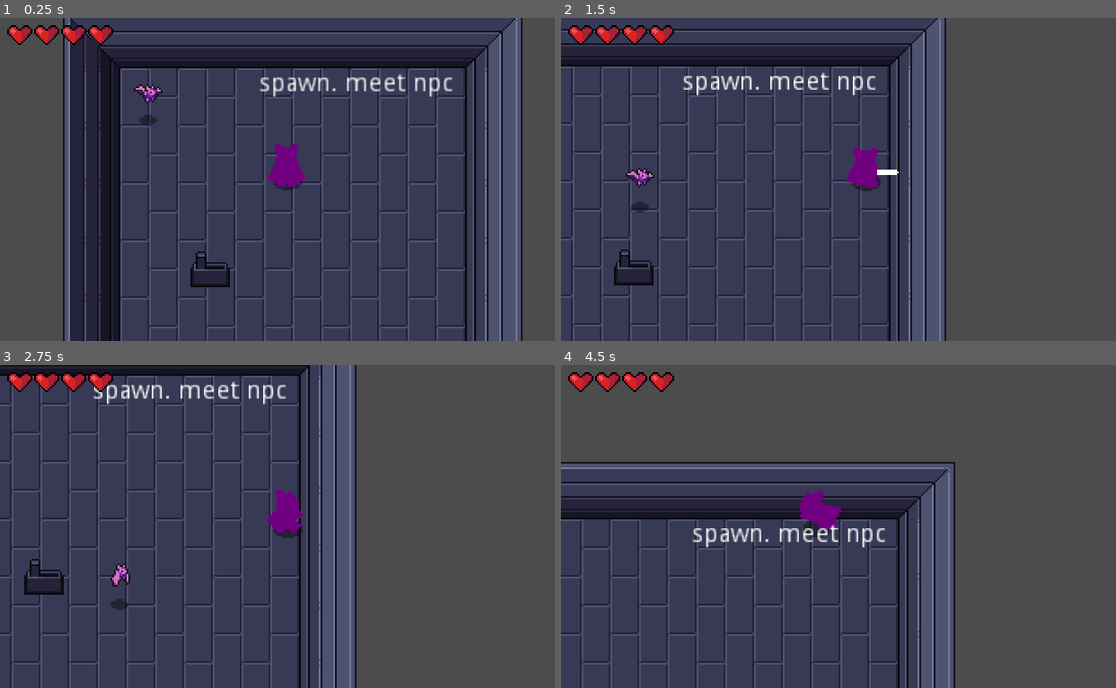
Above: before the commit, frames 1-4 (two rows, left to right).
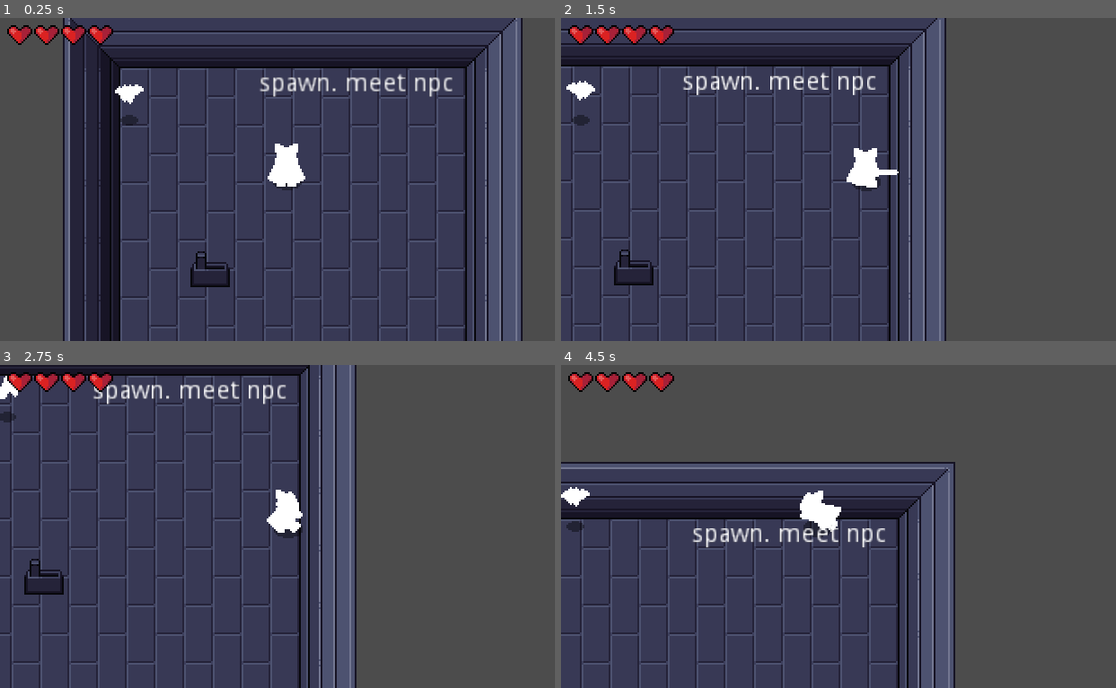
Above: after the commit, the same moments.

Repository: LiviRoseGames/DebutRPG
Game: Godot game, scene res://Scenes/World.tscn
Two runs of this game, one before a commit and one after it. Both use one fixed random seed, a clock stepped at 60 frames per second and the inputs below.
Inputs:
- Up to frame 1 (0.25 s): no input
- Up to frame 2 (1.5 s): hold Right (ui_right) 0.53-1.28 s; tap K (roll) at 0.6 s; hold Down (ui_down) from 1.28 s (still down); tap J (attack) at 1.35 s
- Up to frame 3 (2.75 s): tap K (roll) at 1.55, 2.1 s; release Down (ui_down) at 2.03 s; hold Right (ui_right) from 2.03 s (still down)
- Up to frame 4 (4.5 s): release Right (ui_right) at 2.78 s; hold Up (ui_up) 2.78-3.53 s; tap K (roll) at 2.85, 3.8, 4.35 s; hold Left (ui_left) from 3.53 s (still down); tap J (attack) at 3.6 s

The runs differ from the first frame. In frame 1, 1.1% of the frame differs, in the area x 20-56%, y 20-53%; in frame 2, 1.0%; in frame 3, 1.0%; in frame 4, 0.8%.

Commit message:
Added sound

Diff:
--- /dev/null
+++ b/DebutRPGGodot/PlayerHurtSound.gd
@@ -0,0 +1,4 @@
+extends AudioStreamPlayer
+
+func _ready():
+	connect("finished", self, "queue_free")
--- a/DebutRPGGodot/Scenes/Bat.tscn
+++ b/DebutRPGGodot/Scenes/Bat.tscn
@@ -9,6 +9,12 @@
 [ext_resource path="res://Hboxes/Hitbox.tscn" type="PackedScene" id=7]
 [ext_resource path="res://Hboxes/SoftCollision.tscn" type="PackedScene" id=8]
 [ext_resource path="res://Scenes/WanderController.tscn" type="PackedScene" id=9]
+[ext_resource path="res://WhiteColor.tres" type="Shader" id=10]
+
+[sub_resource type="ShaderMaterial" id=12]
+resource_local_to_scene = true
+shader = ExtResource( 10 )
+shader_param/active = true
 
 [sub_resource type="AtlasTexture" id=1]
 atlas = ExtResource( 2 )
@@ -54,11 +60,60 @@
 [sub_resource type="CircleShape2D" id=11]
 radius = 5.0
 
+[sub_resource type="Animation" id=13]
+length = 0.001
+tracks/0/type = "value"
+tracks/0/path = NodePath("AnimatedSprite:material:shader_param/active")
+tracks/0/interp = 1
+tracks/0/loop_wrap = true
+tracks/0/imported = false
+tracks/0/enabled = true
+tracks/0/keys = {
+"times": PoolRealArray( 0 ),
+"transitions": PoolRealArray( 1 ),
+"update": 0,
+"values": [ true ]
+}
+
+[sub_resource type="Animation" id=14]
+resource_name = "Start"
+length = 0.2
+loop = true
+tracks/0/type = "value"
+tracks/0/path = NodePath("AnimatedSprite:material:shader_param/active")
+tracks/0/interp = 1
+tracks/0/loop_wrap = true
+tracks/0/imported = false
+tracks/0/enabled = true
+tracks/0/keys = {
+"times": PoolRealArray( 0, 0.1 ),
+"transitions": PoolRealArray( 1, 1 ),
+"update": 1,
+"values": [ true, false ]
+}
+
+[sub_resource type="Animation" id=15]
+resource_name = "Stop"
+length = 0.1
+tracks/0/type = "value"
+tracks/0/path = NodePath("AnimatedSprite:material:shader_param/active")
+tracks/0/interp = 1
+tracks/0/loop_wrap = true
+tracks/0/imported = false
+tracks/0/enabled = true
+tracks/0/keys = {
+"times": PoolRealArray( 0 ),
+"transitions": PoolRealArray( 1 ),
+"update": 1,
+"values": [ false ]
+}
+
 [node name="Bat" type="KinematicBody2D"]
 collision_layer = 16
 script = ExtResource( 4 )
 
 [node name="AnimatedSprite" type="AnimatedSprite" parent="."]
+material = SubResource( 12 )
 frames = SubResource( 6 )
 animation = "Fly"
 playing = true
@@ -99,7 +154,14 @@
 
 [node name="WanderController" parent="." instance=ExtResource( 9 )]
 
+[node name="AnimationPlayer" type="AnimationPlayer" parent="."]
+anims/RESET = SubResource( 13 )
+anims/Start = SubResource( 14 )
+anims/Stop = SubResource( 15 )
+
 [connection signal="area_entered" from="Hurtbox" to="." method="_on_Hurtbox_area_entered"]
+[connection signal="invincibility_ended" from="Hurtbox" to="." method="_on_Hurtbox_invincibility_ended"]
+[connection signal="invincibility_started" from="Hurtbox" to="." method="_on_Hurtbox_invincibility_started"]
 [connection signal="no_health" from="Stats" to="." method="_on_Stats_no_health"]
 
 [editable path="Hurtbox"]
--- a/DebutRPGGodot/Scenes/EnemyDeathEffect.tscn
+++ b/DebutRPGGodot/Scenes/EnemyDeathEffect.tscn
@@ -1,7 +1,8 @@
-[gd_scene load_steps=14 format=2]
+[gd_scene load_steps=15 format=2]
 
 [ext_resource path="res://Action RPG Resources/Effects/EnemyDeathEffect.png" type="Texture" id=1]
 [ext_resource path="res://Scripts/Effect.gd" type="Script" id=2]
+[ext_resource path="res://Action RPG Resources/Music and Sounds/EnemyDie.wav" type="AudioStream" id=3]
 
 [sub_resource type="AtlasTexture" id=1]
 atlas = ExtResource( 1 )
@@ -57,3 +58,7 @@
 frame = 9
 offset = Vector2( 0, -8 )
 script = ExtResource( 2 )
+
+[node name="AudioStreamPlayer" type="AudioStreamPlayer" parent="."]
+stream = ExtResource( 3 )
+autoplay = true
--- a/DebutRPGGodot/Scenes/HitEffect.tscn
+++ b/DebutRPGGodot/Scenes/HitEffect.tscn
@@ -1,7 +1,8 @@
-[gd_scene load_steps=6 format=2]
+[gd_scene load_steps=7 format=2]
 
 [ext_resource path="res://Action RPG Resources/Effects/HitEffect.png" type="Texture" id=1]
 [ext_resource path="res://Scripts/Effect.gd" type="Script" id=2]
+[ext_resource path="res://Action RPG Resources/Music and Sounds/Hit.wav" type="AudioStream" id=3]
 
 [sub_resource type="AtlasTexture" id=1]
 atlas = ExtResource( 1 )
@@ -25,3 +26,7 @@
 frame = 1
 offset = Vector2( 0, -8 )
 script = ExtResource( 2 )
+
+[node name="AudioStreamPlayer" type="AudioStreamPlayer" parent="."]
+stream = ExtResource( 3 )
+autoplay = true
--- a/DebutRPGGodot/Scenes/Player.tscn
+++ b/DebutRPGGodot/Scenes/Player.tscn
@@ -6,6 +6,13 @@
 [ext_resource path="res://Hboxes/SwordHitbox.gd" type="Script" id=4]
 [ext_resource path="res://Hboxes/Hurtbox.tscn" type="PackedScene" id=5]
 [ext_resource path="res://Action RPG Resources/Shadows/MediumShadow.png" type="Texture" id=6]
+[ext_resource path="res://Action RPG Resources/Music and Sounds/Swipe.wav" type="AudioStream" id=7]
+[ext_resource path="res://Action RPG Resources/Music and Sounds/Evade.wav" type="AudioStream" id=8]
+[ext_resource path="res://WhiteColor.tres" type="Shader" id=9]
+
+[sub_resource type="ShaderMaterial" id=49]
+shader = ExtResource( 9 )
+shader_param/active = true
 
 [sub_resource type="CapsuleShape2D" id=1]
 radius = 4.0
@@ -64,6 +71,20 @@
 "update": 1,
 "values": [ false, true ]
 }
+tracks/4/type = "audio"
+tracks/4/path = NodePath("AudioStreamPlayer")
+tracks/4/interp = 1
+tracks/4/loop_wrap = true
+tracks/4/imported = false
+tracks/4/enabled = true
+tracks/4/keys = {
+"clips": [ {
+"end_offset": 0.0,
+"start_offset": 0.0,
+"stream": ExtResource( 7 )
+} ],
+"times": PoolRealArray( 0.1 )
+}
 
 [sub_resource type="Animation" id=26]
 resource_name = "AttackLeft"
@@ -118,6 +139,20 @@
 "update": 1,
 "values": [ false, true ]
 }
+tracks/4/type = "audio"
+tracks/4/path = NodePath("AudioStreamPlayer")
+tracks/4/interp = 1
+tracks/4/loop_wrap = true
+tracks/4/imported = false
+tracks/4/enabled = true
+tracks/4/keys = {
+"clips": [ {
+"end_offset": 0.0,
+"start_offset": 0.0,
+"stream": ExtResource( 7 )
+} ],
+"times": PoolRealArray( 0.1 )
+}
 
 [sub_resource type="Animation" id=27]
 resource_name = "AttackRight"
@@ -172,6 +207,20 @@
 "update": 1,
 "values": [ false, true ]
 }
+tracks/4/type = "audio"
+tracks/4/path = NodePath("AudioStreamPlayer")
+tracks/4/interp = 1
+tracks/4/loop_wrap = true
+tracks/4/imported = false
+tracks/4/enabled = true
+tracks/4/keys = {
+"clips": [ {
+"end_offset": 0.0,
+"start_offset": 0.0,
+"stream": ExtResource( 7 )
+} ],
+"times": PoolRealArray( 0.1 )
+}
 
 [sub_resource type="Animation" id=28]
 resource_name = "AttackUp"
@@ -226,6 +275,20 @@
 "update": 1,
 "values": [ false, true ]
 }
+tracks/4/type = "audio"
+tracks/4/path = NodePath("AudioStreamPlayer")
+tracks/4/interp = 1
+tracks/4/loop_wrap = true
+tracks/4/imported = false
+tracks/4/enabled = true
+tracks/4/keys = {
+"clips": [ {
+"end_offset": 0.0,
+"start_offset": 0.0,
+"stream": ExtResource( 7 )
+} ],
+"times": PoolRealArray( 0.1 )
+}
 
 [sub_resource type="Animation" id=6]
 resource_name = "IdleDown"
@@ -387,6 +450,20 @@
 "method": "roll_state_finished"
 } ]
 }
+tracks/2/type = "audio"
+tracks/2/path = NodePath("AudioStreamPlayer")
+tracks/2/interp = 1
+tracks/2/loop_wrap = true
+tracks/2/imported = false
+tracks/2/enabled = true
+tracks/2/keys = {
+"clips": [ {
+"end_offset": 0.0,
+"start_offset": 0.0,
+"stream": ExtResource( 8 )
+} ],
+"times": PoolRealArray( 0.1 )
+}
 
 [sub_resource type="Animation" id=38]
 resource_name = "RollLeft"
@@ -417,6 +494,20 @@
 "method": "roll_state_finished"
 } ]
 }
+tracks/2/type = "audio"
+tracks/2/path = NodePath("AudioStreamPlayer")
+tracks/2/interp = 1
+tracks/2/loop_wrap = true
+tracks/2/imported = false
+tracks/2/enabled = true
+tracks/2/keys = {
+"clips": [ {
+"end_offset": 0.0,
+"start_offset": 0.0,
+"stream": ExtResource( 8 )
+} ],
+"times": PoolRealArray( 0.1 )
+}
 
 [sub_resource type="Animation" id=39]
 resource_name = "RollRight"
@@ -447,6 +538,20 @@
 "method": "roll_state_finished"
 } ]
 }
+tracks/2/type = "audio"
+tracks/2/path = NodePath("AudioStreamPlayer")
+tracks/2/interp = 1
+tracks/2/loop_wrap = true
+tracks/2/imported = false
+tracks/2/enabled = true
+tracks/2/keys = {
+"clips": [ {
+"end_offset": 0.0,
+"start_offset": 0.0,
+"stream": ExtResource( 8 )
+} ],
+"times": PoolRealArray( 0.1 )
+}
 
 [sub_resource type="Animation" id=40]
 resource_name = "RollUp"
@@ -476,6 +581,20 @@
 "args": [  ],
 "method": "roll_state_finished"
 } ]
+}
+tracks/2/type = "audio"
+tracks/2/path = NodePath("AudioStreamPlayer")
+tracks/2/interp = 1
+tracks/2/loop_wrap = true
+tracks/2/imported = false
+tracks/2/enabled = true
+tracks/2/keys = {
+"clips": [ {
+"end_offset": 0.0,
+"start_offset": 0.0,
+"stream": ExtResource( 8 )
+} ],
+"times": PoolRealArray( 0.1 )
 }
 
 [sub_resource type="Animation" id=10]
@@ -679,6 +798,54 @@
 radius = 4.0
 height = 6.0
 
+[sub_resource type="Animation" id=52]
+length = 0.001
+tracks/0/type = "value"
+tracks/0/path = NodePath("Sprite:material:shader_param/active")
+tracks/0/interp = 1
+tracks/0/loop_wrap = true
+tracks/0/imported = false
+tracks/0/enabled = true
+tracks/0/keys = {
+"times": PoolRealArray( 0 ),
+"transitions": PoolRealArray( 1 ),
+"update": 0,
+"values": [ true ]
+}
+
+[sub_resource type="Animation" id=50]
+resource_name = "Start"
+length = 0.2
+loop = true
+tracks/0/type = "value"
+tracks/0/path = NodePath("Sprite:material:shader_param/active")
+tracks/0/interp = 1
+tracks/0/loop_wrap = true
+tracks/0/imported = false
+tracks/0/enabled = true
+tracks/0/keys = {
+"times": PoolRealArray( 0, 0.1 ),
+"transitions": PoolRealArray( 1, 1 ),
+"update": 1,
+"values": [ true, false ]
+}
+
+[sub_resource type="Animation" id=51]
+resource_name = "Stop"
+length = 0.1
+tracks/0/type = "value"
+tracks/0/path = NodePath("Sprite:material:shader_param/active")
+tracks/0/interp = 1
+tracks/0/loop_wrap = true
+tracks/0/imported = false
+tracks/0/enabled = true
+tracks/0/keys = {
+"times": PoolRealArray( 0 ),
+"transitions": PoolRealArray( 1 ),
+"update": 1,
+"values": [ false ]
+}
+
 [node name="Player" type="KinematicBody2D"]
 collision_layer = 2
 script = ExtResource( 2 )
@@ -688,6 +855,7 @@
 offset = Vector2( 0, 1 )
 
 [node name="Sprite" type="Sprite" parent="."]
+material = SubResource( 49 )
 position = Vector2( 0, -9 )
 texture = ExtResource( 1 )
 hframes = 60
@@ -746,7 +914,17 @@
 position = Vector2( 0, -6 )
 shape = SubResource( 48 )
 
+[node name="AudioStreamPlayer" type="AudioStreamPlayer" parent="."]
+stream = ExtResource( 7 )
+
+[node name="BlinkAnimationPlayer" type="AnimationPlayer" parent="."]
+anims/RESET = SubResource( 52 )
+anims/Start = SubResource( 50 )
+anims/Stop = SubResource( 51 )
+
 [connection signal="area_entered" from="Hurtbox" to="." method="_on_Hurtbox_area_entered"]
+[connection signal="invincibility_ended" from="Hurtbox" to="." method="_on_Hurtbox_invincibility_ended"]
+[connection signal="invincibility_started" from="Hurtbox" to="." method="_on_Hurtbox_invincibility_started"]
 
 [editable path="HitboxPivot/SwordHitbox"]
 [editable path="Hurtbox"]
--- /dev/null
+++ b/DebutRPGGodot/Scenes/PlayerHurtSound.tscn
@@ -0,0 +1,9 @@
+[gd_scene load_steps=3 format=2]
+
+[ext_resource path="res://Action RPG Resources/Music and Sounds/Hurt.wav" type="AudioStream" id=1]
+[ext_resource path="res://PlayerHurtSound.gd" type="Script" id=2]
+
+[node name="PlayerHurtSound" type="AudioStreamPlayer"]
+stream = ExtResource( 1 )
+autoplay = true
+script = ExtResource( 2 )
--- a/DebutRPGGodot/Scripts/Bat.gd
+++ b/DebutRPGGodot/Scripts/Bat.gd
@@ -23,6 +23,7 @@
 onready var hurtbox = $Hurtbox
 onready var softCollision = $SoftCollision
 onready var wanderController = $WanderController
+onready var animationPlayer = $AnimationPlayer
 
 func _ready():
 	state = pick_random_state([IDLE, WANDER])
@@ -37,36 +38,39 @@
 			seek_player()
 
 			if wanderController.get_time_left() == 0:
-				state = pick_random_state([IDLE, WANDER])
-				wanderController.start_wander_timer(rand_range(1, 3))
+				update_wander()
 
 		WANDER:
 			seek_player()
 			if wanderController.get_time_left() == 0:
-				state = pick_random_state([IDLE, WANDER])
-				wanderController.start_wander_timer(rand_range(1, 3))
+				update_wander()
 
-			var direction = global_position.direction_to(wanderController.target_position)
-			velocity = velocity.move_toward(direction * MAX_SPEED, ACCELERATION * delta)
-			sprite.flip_h = velocity.x < 0
+			accelerate_towards_point(wanderController.target_position, delta)
 
-			if global_position.distance_to(wanderController.target_position) <= 4:
+			if global_position.distance_to(wanderController.target_position) <= MAX_SPEED * delta:
 				state = pick_random_state([IDLE, WANDER])
 				wanderController.start_wander_timer(rand_range(1, 3))
 
 		CHASE:
 			var player = playerDetectionZone.player
 			if player != null:
-				var direction = global_position.direction_to(player.global_position)
-				velocity = velocity.move_toward(direction * MAX_SPEED, ACCELERATION * delta)
+				accelerate_towards_point(player.global_position, delta)
 			else:
 				state = IDLE
-			sprite.flip_h = velocity.x < 0
 
 
 	if softCollision.is_colliding():
 		velocity += softCollision.get_push_vector() * delta * 400
 	velocity = move_and_slide(velocity)
+
+func update_wander():
+	state = pick_random_state([IDLE, WANDER])
+	wanderController.start_wander_timer(rand_range(1, 3))
+
+func accelerate_towards_point(point, delta):
+	var direction = global_position.direction_to(point)
+	velocity = velocity.move_toward(direction * MAX_SPEED, ACCELERATION * delta)
+	sprite.flip_h = velocity.x < 0
 
 func seek_player():
 	if playerDetectionZone.can_see_player():
@@ -80,9 +84,18 @@
 	stats.health -= area.damage
 	knockback = area.knockback_vector * 150
 	hurtbox.create_hit_effect()
+	hurtbox.start_invincibility(0.4)
 
 func _on_Stats_no_health():
 	queue_free()
 	var enemyDeathEffect = EnemyDeathEffect.instance()
 	get_parent().add_child(enemyDeathEffect)
 	enemyDeathEffect.global_position = global_position
+
+
+func _on_Hurtbox_invincibility_ended():
+	animationPlayer.play("Stop")
+
+
+func _on_Hurtbox_invincibility_started():
+	animationPlayer.play("Start")
--- a/DebutRPGGodot/Scripts/Player.gd
+++ b/DebutRPGGodot/Scripts/Player.gd
@@ -1,4 +1,6 @@
 extends KinematicBody2D
+
+const PlayerHurtSound = preload("res://Scenes/PlayerHurtSound.tscn")
 
 const ACCELERATION = 500
 const MAX_SPEED = 100
@@ -21,6 +23,7 @@
 onready var animationState = animationTree.get("parameters/playback")
 onready var swordHitbox = $HitboxPivot/SwordHitbox
 onready var hurtbox = $Hurtbox
+onready var blinkAnimationPlayer = $BlinkAnimationPlayer
 
 func _ready():
 	randomize()
@@ -87,6 +90,15 @@
 
 
 func _on_Hurtbox_area_entered(area):
-	stats.health -= 1
+	stats.health -= area.damage
 	hurtbox.start_invincibility(0.5)
 	hurtbox.create_hit_effect()
+	var playerHurtSound = PlayerHurtSound.instance()
+	get_tree().current_scene.add_child(playerHurtSound)
+
+func _on_Hurtbox_invincibility_ended():
+	blinkAnimationPlayer.play("Stop")
+
+
+func _on_Hurtbox_invincibility_started():
+	blinkAnimationPlayer.play("Start")
--- a/DebutRPGGodot/Scripts/WanderController.gd
+++ b/DebutRPGGodot/Scripts/WanderController.gd
@@ -12,7 +12,7 @@
 
 func update_target_position():
 	var target_vector = Vector2(rand_range(-wander_range, wander_range), rand_range(-wander_range, wander_range))
-	target_position = start_position + target_position
+	target_position = start_position + target_vector
 
 func get_time_left():
 	return timer.time_left
--- /dev/null
+++ b/DebutRPGGodot/WhiteColor.tres
@@ -0,0 +1,15 @@
+[gd_resource type="Shader" format=2]
+
+[resource]
+code = "shader_type canvas_item;
+
+uniform bool active = false;
+
+void fragment() {
+	vec4 previous_color = texture(TEXTURE, UV);
+	vec4 white_color = vec4(1.0, 1.0, 1.0, previous_color.a);
+	vec4 new_color = previous_color;
+	if (active)
+		new_color = white_color;
+	COLOR = new_color;
+}"
Not shown: 1 places in DebutRPGGodot/Scenes/Bat.tscn that only renumber resources
Not shown: 1 places in DebutRPGGodot/Scenes/Player.tscn that only renumber resources
